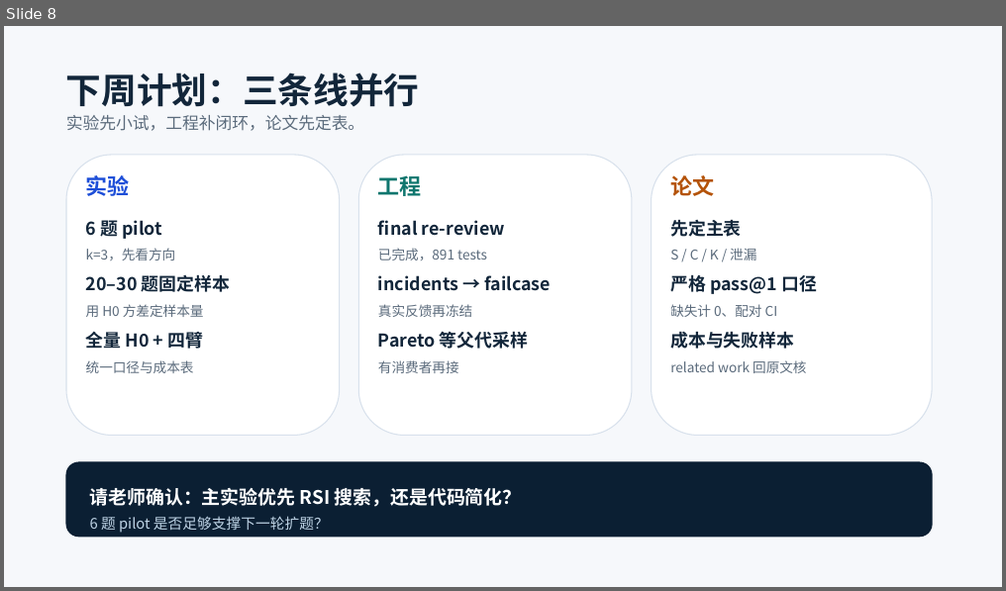
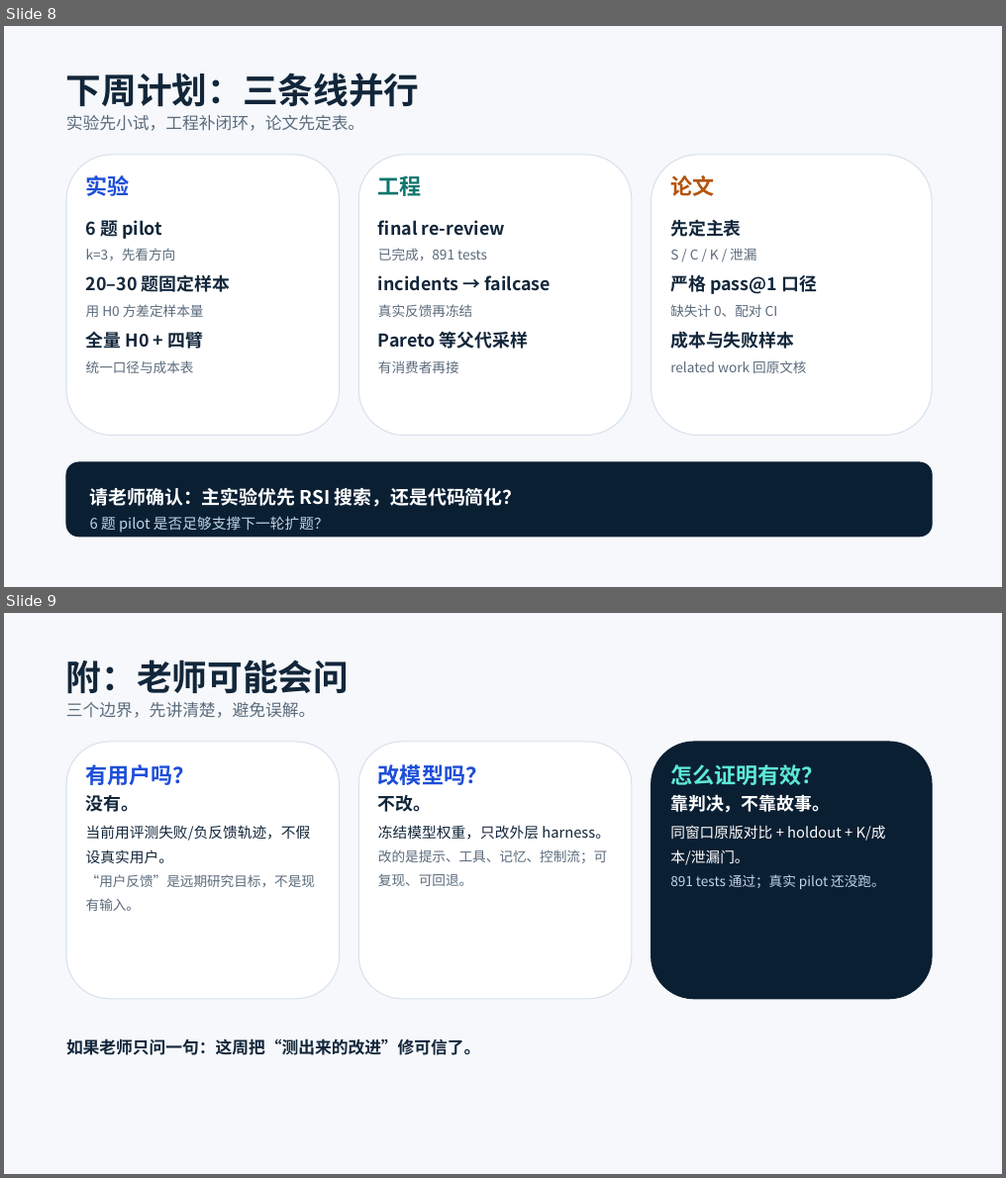
Before and after one commit to Molight1007/zigaijin, a slide deck: 论文准备/组会_20261107/周报_20261107_组会.pptx. Shown one above the other, each under a label of ours: slide 8 before the commit, slides 8 and 9 after it. The pictures are 1006x591 and 1006x1178 pixels, drawn with LibreOffice and Linux fonts; fonts in the diff are those of the drawing. Boxes give left, top, right and bottom in pixels: in the first picture for what was removed or moved away, otherwise in the second. Text is boxed around its words. In the diff, an @@ line names an element or a change of style, - is before the commit and + after.

```diff
--- a/论文准备/组会_20261107/周报_20261107_组会.pptx
+++ b/论文准备/组会_20261107/周报_20261107_组会.pptx
@@ slide 9 added at [4, 613, 1002, 1174], background #F6F8FB @@
@@ text added at [66, 660, 349, 694], 34 pt, text #12263A, bold @@
+附：老师可能会问
@@ text added at [66, 702, 315, 718], 16 pt, text #5B6B7C @@
+三个边界，先讲清楚，避免误解。
@@ rounded rectangle added at [66, 742, 340, 999], fill #FFFFFF, outline #D8E1EC 1 pt @@
@@ rounded rectangle added at [358, 742, 632, 999], fill #FFFFFF, outline #D8E1EC 1 pt @@
@@ rounded rectangle added at [651, 742, 933, 999], fill #0B1F33, outline #0B1F33 1 pt @@
@@ text added at [86, 764, 195, 812], 21 pt, text #1D4ED8, bold @@
+有用户吗？
+没有。
@@ text added at [378, 764, 487, 812], 21 pt, text #1D4ED8, bold @@
+改模型吗？
+不改。
@@ text added at [670, 764, 830, 813], 17 pt, text #FFFFFF, bold @@
+怎么证明有效？
+靠判决，不靠故事。
@@ text added at [86, 825, 315, 911], 14 pt, text #12263A @@
+当前用评测失败/负反馈轨迹，不假设真实用户。
+“用户反馈”是远期研究目标，不是现有输入。
@@ text added at [378, 825, 610, 886], 13 pt, text #5B6B7C @@
+冻结模型权重，只改外层 harness。
+改的是提示、工具、记忆、控制流；可复现、可回退。
@@ text added at [670, 825, 886, 889], 14 pt, text #FFFFFF @@
+同窗口原版对比 + holdout + K/成本/泄漏门。
+891 tests 通过；真实 pilot 还没跑。
@@ text added at [66, 1039, 480, 1056], 16 pt, text #12263A, bold @@
+如果老师只问一句：这周把“测出来的改进”修可信了。
```
Also in this commit, not shown: 1 other slide added, 1 slide removed, 1 other file.
